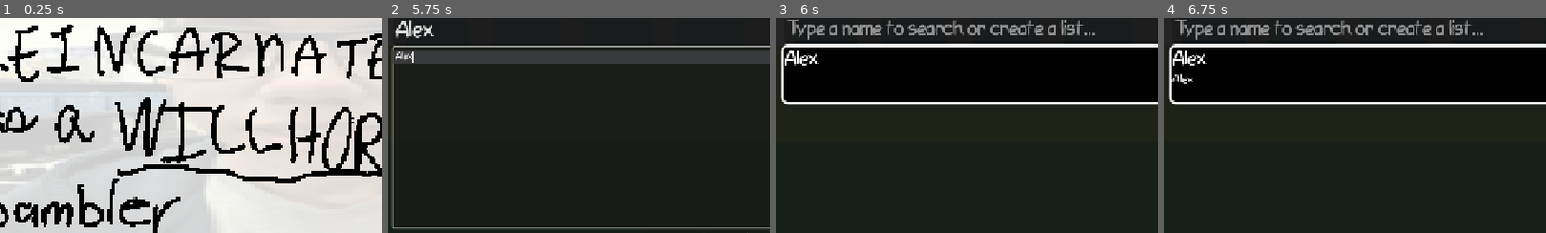
Above: before the commit, frames 1-4 (left to right).
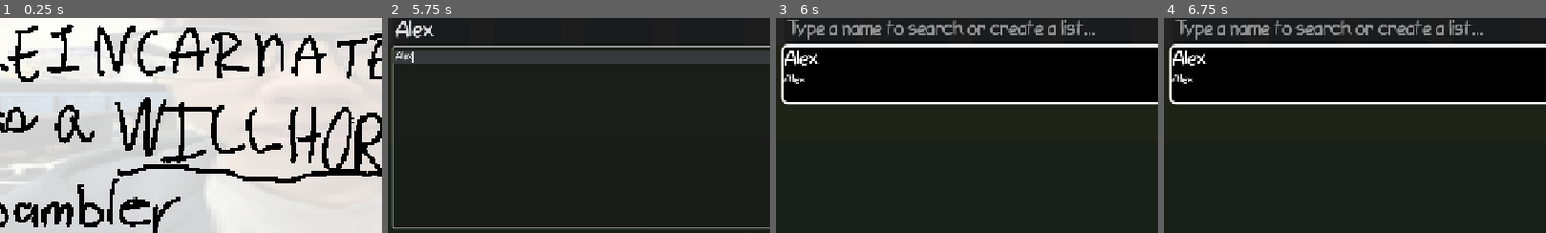
Above: after the commit, the same moments.

Repository: JustinLi212/willhorse-raffle
Game: Godot game, scene res://scenes/start/title_scene.tscn
Two runs of this game, one before a commit and one after it. Both use one fixed random seed, a clock stepped at 60 frames per second and the inputs below.
Inputs (mouse positions are % of the whole screen's width and height, from its top left):
- Up to frame 1 (0.25 s): no input
- Up to frame 2 (5.75 s): click "Let the race begin!" at 0.5 s; click (45, 29) at 1.27 s; type "Alex" at 1.35 s; click (50, 88) at 2 s; click (50, 88) at 2.75 s; click "Create!" at 3.5 s; click "Edit" at 4.25 s; click (50, 55) at 5.02 s; type "Alex" at 5.1 s
- Up to frame 3 (6 s): click "Save" at 5.75 s
- Up to frame 4 (6.75 s): click "Select" at 6.5 s
The pictures show only the part of the screen within x 9-59%, y 27-77%; the shares and areas given below are measured in that part.

Frames 1-2 are identical in both runs. In frame 3, 0.1% of the frame differs, in the area x 2-8%, y 25-31%; in frame 4, nothing differs.

Commit message:
Forgot to close the file

Diff:
--- a/scenes/start/selection/selection_screen.gd
+++ b/scenes/start/selection/selection_screen.gd
@@ -125,6 +125,7 @@
 func _on_save_button_pressed() -> void:
 	var file: FileAccess = FileAccess.open(list_to_edit.list_file_path, FileAccess.WRITE)
 	file.store_string(text_edit.text)
+	file.close()
 	list_to_edit.list_name = title_edit.text
 	ListManager.save_lists()
 	refresh_lists()
--- a/scenes/start/selection/selection_screen.tscn
+++ b/scenes/start/selection/selection_screen.tscn
@@ -172,7 +172,7 @@
 text = "VGDC Fall 2026 NetIDs"
 caret_blink = true
 
-[node name="Label3" type="Label" parent="TabContainer/ListSettings/EditMenu/VBoxContainer/HBoxContainer" unique_id=1984100407]
+[node name="Label" type="Label" parent="TabContainer/ListSettings/EditMenu/VBoxContainer/HBoxContainer" unique_id=1984100407]
 layout_mode = 2
 size_flags_horizontal = 8
 theme_override_colors/font_color = Color(0.737193, 0.7371929, 0.7371929, 1)
